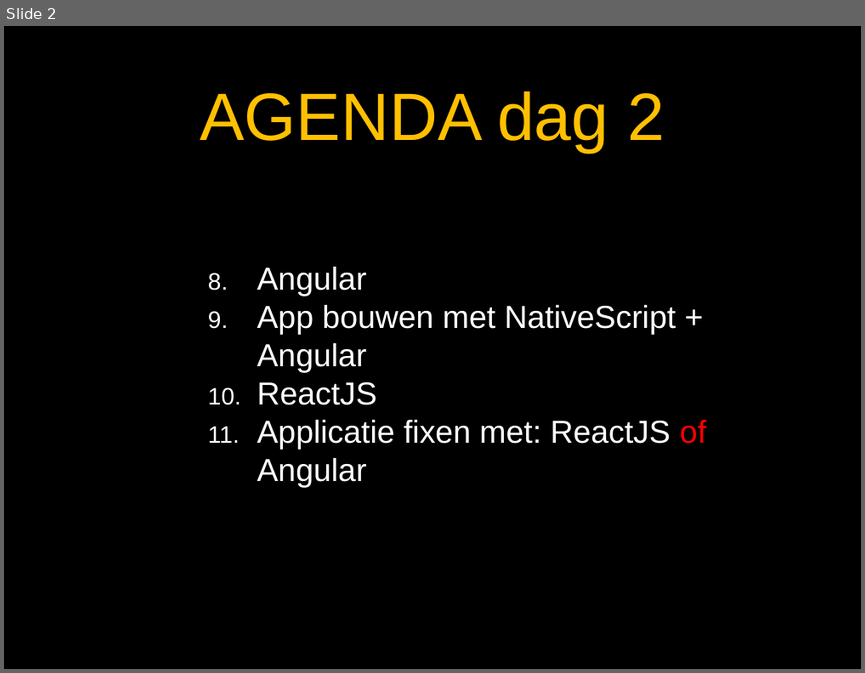
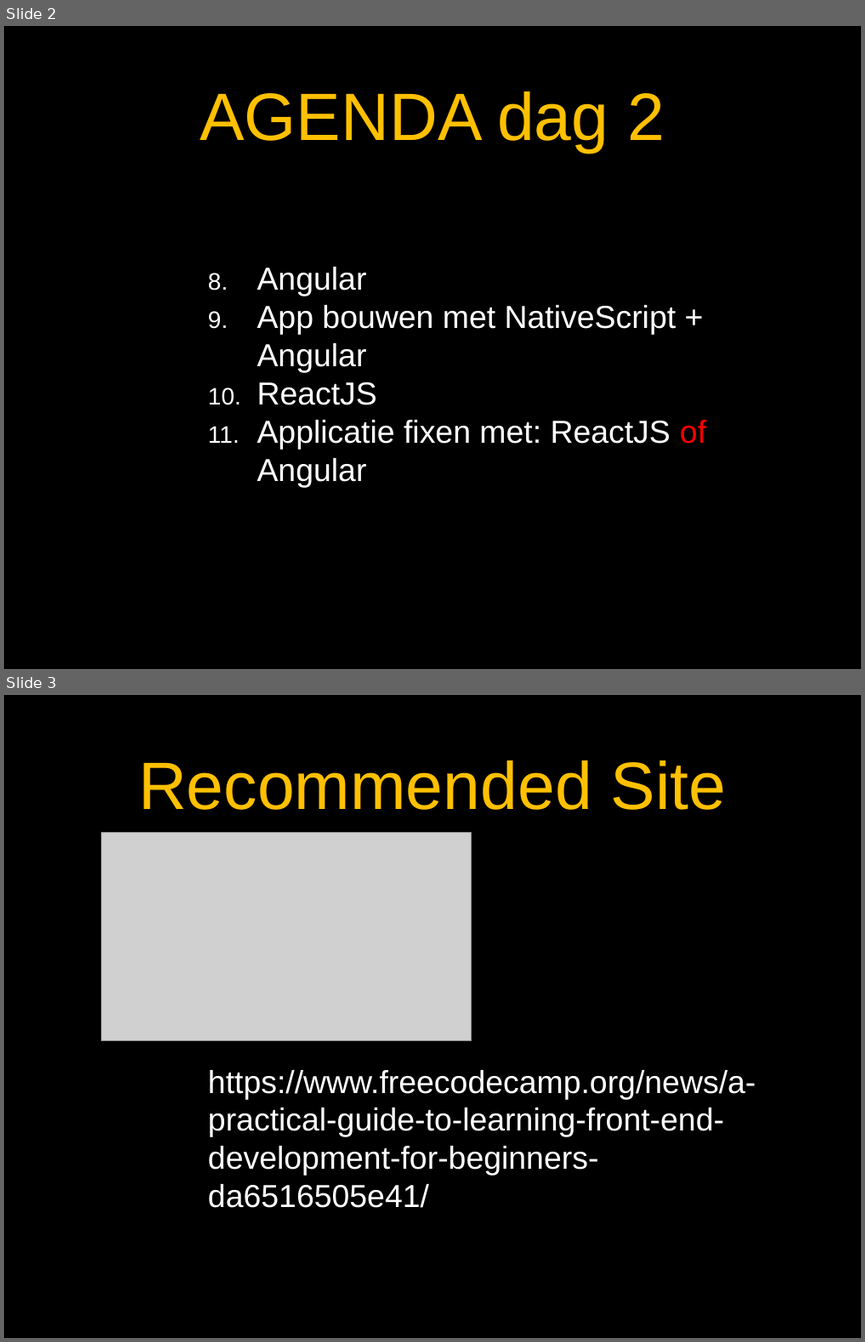
Before and after one commit to petereijgermans11/frontend-cursus, a slide deck: frontend-cursus/ 0 - Agenda.pptx. Shown one above the other, each under a label of ours: slide 2 before the commit, slides 2 and 3 after it. The pictures are 865x673 and 865x1342 pixels, drawn with LibreOffice and Linux fonts; fonts in the diff are those of the drawing; grey boxes stand for pictures. Boxes give left, top, right and bottom in pixels: in the first picture for what was removed or moved away, otherwise in the second. Text is boxed around its words. In the diff, an @@ line names an element or a change of style, - is before the commit and + after.

Commit message:
chanhged PPT frontend course

```diff
--- a/frontend-cursus/ 0 - Agenda.pptx
+++ b/frontend-cursus/ 0 - Agenda.pptx
@@ slide 3 added at [4, 695, 861, 1338], background #000000 @@
@@ title added at [138, 760, 726, 810], 80 pt, text #FFC000 @@
+Recommended Site
@@ picture added at [101, 833, 471, 1040] @@
@@ text added at [208, 1070, 755, 1208], 38 pt, text #FFFFFF @@
+https://www.freecodecamp.org/news/a-practical-guide-to-learning-front-end-development-for-beginners-da6516505e41/
```
Also in this commit, not shown: 1 slide removed, 2 other files.
